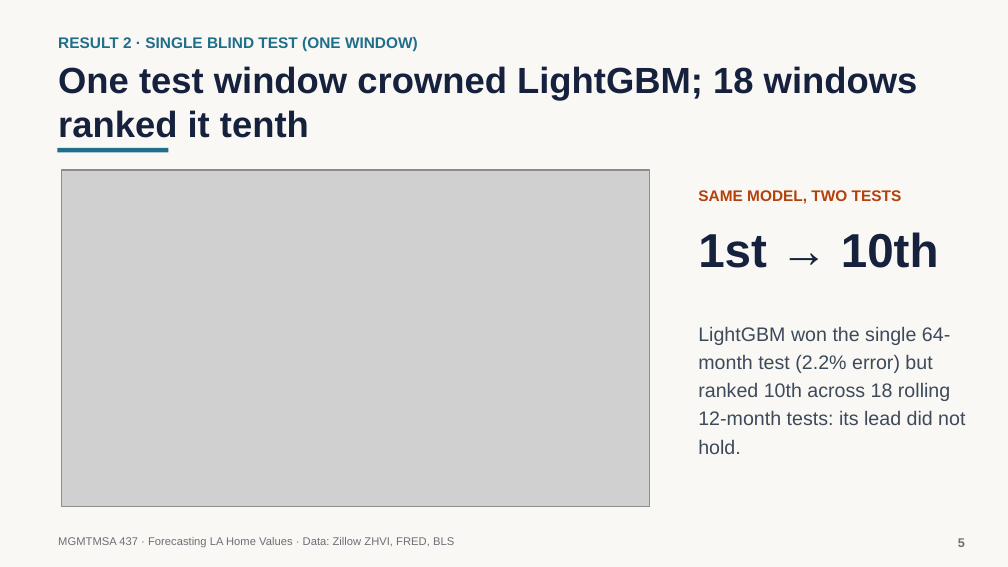
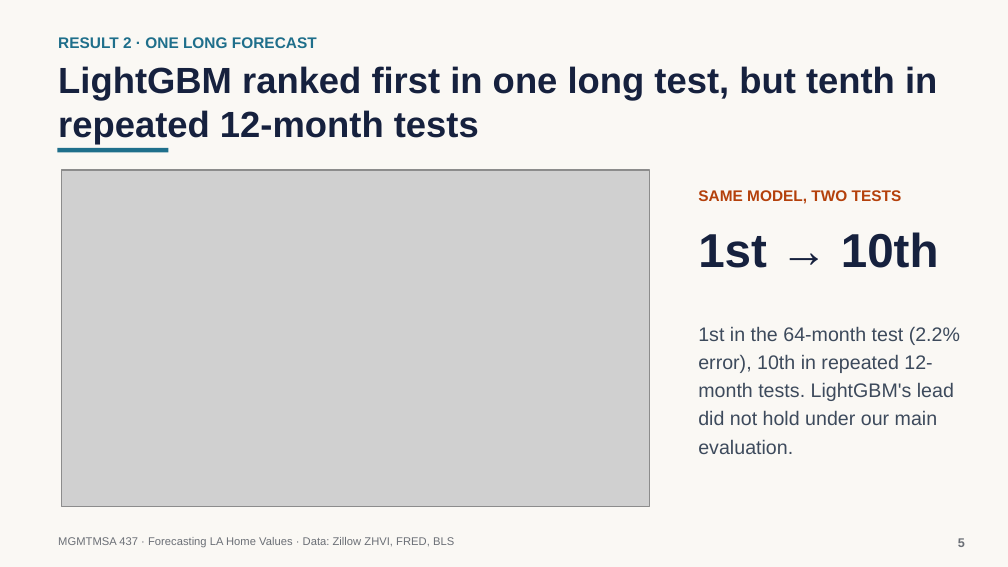
Before and after one commit to neiltd/la-housing-forecast, a slide deck: slide 5 of slides/LA_home_values_slides.pptx. Drawn at 1008x567 pixels with LibreOffice and Linux fonts; fonts in the diff are those of the drawing; grey boxes stand for pictures. Boxes give left, top, right and bottom in pixels: in the first picture for what was removed or moved away, otherwise in the second. Text is boxed around its words. In the diff, an @@ line names an element or a change of style, - is before the commit and + after.

```diff
--- a/slides/LA_home_values_slides.pptx
+++ b/slides/LA_home_values_slides.pptx
@@ text at <box>58,37,317,48</box>: text changed @@
-RESULT 2 · SINGLE BLIND TEST (ONE WINDOW)
+RESULT 2 · ONE LONG FORECAST
@@ text at <box>58,66,937,144</box>: text changed @@
-One test window crowned LightGBM; 18 windows ranked it tenth
+LightGBM ranked first in one long test, but tenth in repeated 12-month tests
@@ text at <box>698,326,960,454</box>: text changed @@
-LightGBM won the single 64-month test (2.2% error) but ranked 10th across 18 rolling 12-month tests: its lead did not hold.
+1st in the 64-month test (2.2% error), 10th in repeated 12-month tests. LightGBM's lead did not hold under our main evaluation.
```
Also in this commit, not shown: 9 other slides changed, 3 other files.
